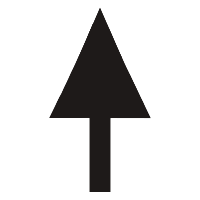
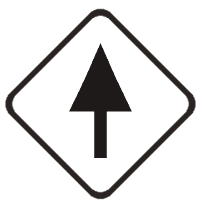
Layer changes from the first 200px x 200px image to the second:
removed layer "Layer" over (49, 7, 151, 192)
added layer "border" above "arrow" over (5, 8, 196, 200)
added layer "arrow" above "bg" over (68, 43, 133, 158)
